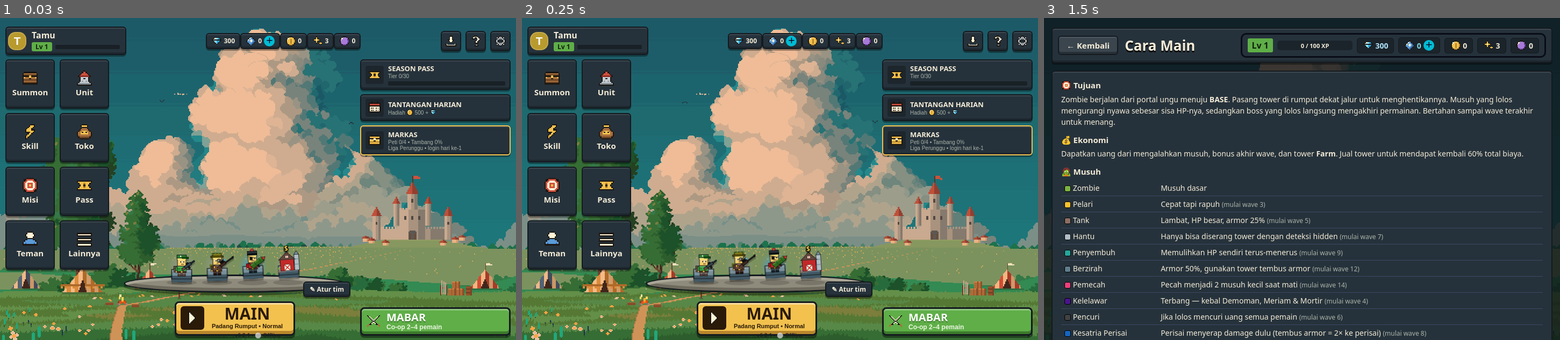
Above: before the commit, frames 1-3 (left to right).
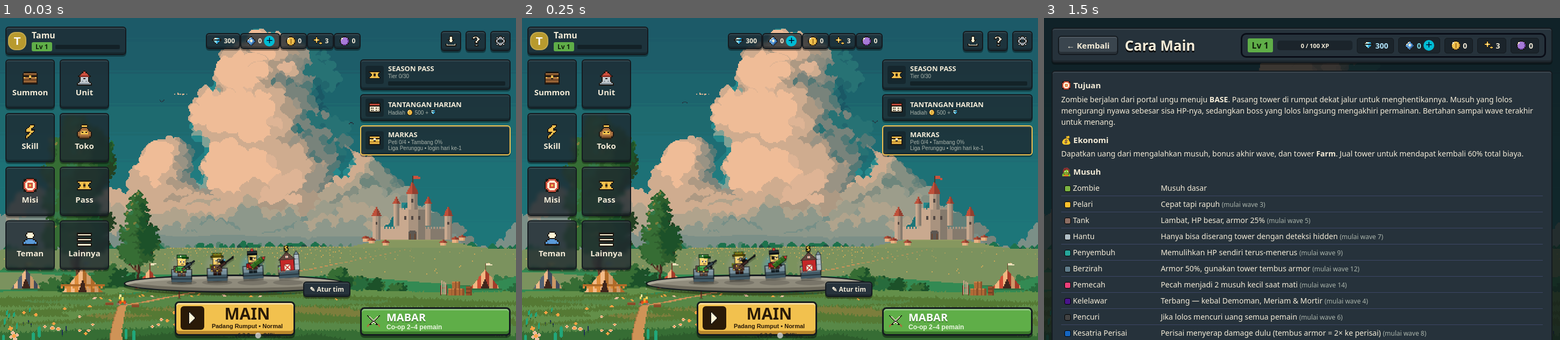
Above: after the commit, the same moments.

Repository: KingRafer/block-tower-defense
Game: browser game, page index.html
Same seed, same stepped clock (60 frames per second), same inputs: the game is played once before the commit and once after it.
Inputs:
- Up to frame 1 (0.03 s): no input
- Up to frame 2 (0.25 s): no input
- Up to frame 3 (1.5 s): click "Cara main" at 0.27 s; click "Cepat tapi rapuh (mulai wave …" at 0.52 s; click "Lambat, HP besar, armor 25% (…" at 0.77 s; tap Space at 1.1 s

The runs differ from the first frame. In frame 1, 0.2% of the frame differs, in the area x 19-58%, y 5-100%; in frame 2, 0.2%; in frame 3, nothing differs.

Commit message:
v6.3.0: lobby lebih ringkas, panel tembus pandang
Co-Authored-By: Claude Opus 5.5 <noreply@anthropic.com>
Claude-Session: https://claude.ai/code/session_011SwYeUXkeTjftugp22FLhb

Diff:
--- a/css/style.css
+++ b/css/style.css
@@ -1905,3 +1905,62 @@
   .lh-coop { justify-self: stretch; align-self: stretch; justify-content: center; }
   .feat-ban { width: min(100%, 460px) !important; } .sc-unit canvas { width: clamp(44px, 14vh, 64px) !important; height: clamp(44px, 14vh, 64px) !important; }
 }
+
+/* =========================================================
+ * v6.3 — lobby lebih ringkas: elemen mengecil & tembus pandang
+ * agar pemandangan kastil + panggung tim tidak tertutup
+ * ========================================================= */
+.lh .ltile, .lh .rcard, .lh .lh-mis, .lh .lhc, .lh .lh-prof, .lh .lh-cur .cur, .lh .sysb {
+  background: rgba(30, 40, 48, .78) !important; backdrop-filter: blur(3px); }
+.lh .rcard:hover, .lh .ltile:hover { background: rgba(48, 62, 72, .9) !important; }
+@media (min-width: 1101px) and (min-height: 600px) {
+  .lh { grid-template-columns: 84px minmax(0, 1fr) minmax(0, 1fr) 264px !important; grid-template-rows: auto auto minmax(0, 1fr) auto auto !important; gap: 10px 14px !important;
+    grid-template-areas: "ann ann ann ann" "top top top top" "left center center right" "left center center chest" "left play coop mis" !important; }
+  /* rel ikon kiri */
+  .lh-left { gap: 6px !important; }
+  .lh-left .ltile { height: clamp(52px, calc((100dvh - 200px) / 8), 64px) !important; flex-direction: column !important; justify-content: center !important; gap: 2px !important; padding: 2px !important; }
+  .lh-left .ltile .lt-ic { width: auto !important; } .lh-left .ltile .lt-ic .pxi { width: 26px; height: 26px; }
+  .lh-left .ltile b { font-size: 11px !important; }
+  .lh-left .ltile .badge, .lh-left .ltile .badge-dot { top: 2px; right: 2px; transform: none; }
+  .lh-prof { padding-right: 10px !important; } .lh-prof .xpbar { width: 90px; }
+  /* kartu kanan lebih kecil */
+  .lh-right { gap: 7px !important; align-content: start; }
+  .lh-right .rcard { padding: 7px 10px !important; gap: 9px !important; min-height: 0; }
+  .lh-right .rc-ic { width: 34px !important; height: 34px !important; } .lh-right .rc-ic .pxi { width: 24px; height: 24px; }
+  .lh-right .rcard b { font-size: 13px !important; } .lh-right .rcard small { font-size: 10.5px !important; } .lh-right .rcard small.dim { display: none; }
+  /* peti: satu baris di kanan */
+  .lh-chests { grid-template-columns: repeat(4, 1fr) !important; gap: 5px !important; }
+  .lhc { height: 52px !important; flex-direction: column !important; gap: 1px !important; }
+  .lhc .pxi { width: 22px !important; height: 22px !important; } .lhc small { font-size: 8.5px !important; }
+  .lh-mis { padding: 7px 10px !important; gap: 3px !important; } .lh-mis .mw-row:nth-child(n+3) { display: none; }
+  /* tombol main lebih ramping, berpasangan di tengah */
+  .lh-play .bigplay { width: min(100%, 300px) !important; padding: 6px 22px 8px 8px !important; gap: 10px !important; border-radius: 12px !important; }
+  .lh-play .bigplay .bp-ic { width: 46px !important; height: 46px !important; } .lh-play .bigplay b { font-size: 30px !important; } .lh-play .bigplay small { font-size: 11px !important; }
+  .lh-coop { width: min(100%, 230px) !important; max-height: 70px !important; padding: 6px 14px !important; border-radius: 12px !important; }
+  .lh-coop b { font-size: 24px !important; } .lh-coop span .pxi { width: 30px; height: 30px; }
+  .sc-edit { bottom: -2px; font-size: 11px !important; padding: 3px 9px !important; }
+}
+/* HP potret: kartu jadi ikon ringkas 4 kolom, menu & tombol lebih kecil */
+@media (max-width: 760px) {
+  .lh { gap: 6px !important; }
+  .lh-right { grid-template-columns: repeat(4, 1fr) !important; gap: 5px !important; }
+  .lh-right .rcard { flex-direction: column; justify-content: center; text-align: center; gap: 2px !important; padding: 5px 3px !important; min-height: 0 !important; }
+  .lh-right .rcard > div { width: 100%; } .lh-right .rcard small, .lh-right .rc-bar { display: none !important; }
+  .lh-right .rcard b { font-size: 9px !important; line-height: 1.1; display: block; }
+  .lh-right .rc-ic { width: 26px !important; height: 26px !important; background: none !important; } .lh-right .rc-ic .pxi { width: 22px; height: 22px; }
+  .lh-right .rcard .badge { top: 2px; right: 2px; }
+  .lhc { height: 32px !important; } .lhc .pxi { width: 18px !important; height: 18px !important; } .lhc small { font-size: 8px !important; }
+  .lh-left .ltile { height: 46px !important; } .lh-left .ltile .lt-ic .pxi { width: 20px; height: 20px; } .lh-left .ltile b { font-size: 9.5px !important; }
+  .lh-play .bigplay { padding: 3px 10px 4px 4px !important; } .lh-play .bigplay b { font-size: 20px !important; } .lh-play .bigplay .bp-ic { width: 30px !important; height: 30px !important; }
+  .lh-coop { padding: 3px 8px !important; } .lh-coop b { font-size: 15px !important; }
+  .lh-prof .av { width: 32px !important; height: 32px !important; } .sysb { width: 36px !important; height: 36px !important; }
+}
+/* HP lanskap: menu & kartu mengecil */
+@media (min-width: 761px) and (max-height: 599px) {
+  .lh { --tile: clamp(40px, calc((100dvh - 120px) / 4 - 6px), 54px) !important; grid-template-columns: calc(var(--tile) * 2 + 6px) minmax(0, 1fr) minmax(0, .8fr) 176px !important; }
+  .lh-left .ltile .lt-ic .pxi { width: 20px; height: 20px; } .lh-left .ltile b { font-size: 9.5px !important; }
+  .lh-right { gap: 5px !important; } .lh-right .rcard { padding: 4px 7px !important; gap: 6px !important; }
+  .lh-right .rc-ic { width: 26px !important; height: 26px !important; } .lh-right .rcard b { font-size: 10.5px !important; }
+  .lh-play .bigplay { padding: 3px 12px 4px 4px !important; } .lh-play .bigplay b { font-size: 22px !important; } .lh-play .bigplay .bp-ic { width: 32px !important; height: 32px !important; }
+  .lh-coop b { font-size: 17px !important; }
+}
--- a/js/config.js
+++ b/js/config.js
@@ -4,7 +4,7 @@
  * ========================================================= */
 'use strict';
 
-const VERSION = '6.2.1';
+const VERSION = '6.3.0';
 const { RARITY, RARITY_ORDER, UNIT_RARITY, UNIT_TYPES, STARTER_UNITS, UNIT_MAX_LV, unitXpFor, unitLevel, MASTERY_BONUS,
   TRAITS, EVO_REQ, MATERIALS, SKINS, SKILL_SHOP, TOPUP, GACHA, LUCKY, CURRENCY, ACH_REWARDS, ACH_DIAMONDS } = SHARED;
 const T = 48, COLS = 20, ROWS = 12, W = COLS * T, H = ROWS * T;
--- a/sw.js
+++ b/sw.js
@@ -1,5 +1,5 @@
 /* Service worker: jaringan dulu, cadangan cache (bisa main solo saat offline) */
-const CACHE = 'btd-v6.2.1';
+const CACHE = 'btd-v6.3.0';
 const CORE = ['./', 'index.html', 'css/style.css', 'manifest.webmanifest', 'icons/icon-192.png', 'assets/lobby-bg.png',
   ...['shared', 'config', 'storage', 'audio', 'game', 'render', 'chars', 'skills', 'scene', 'ui', 'menu', 'dev', 'pwa', 'online', 'main'].map(f => `js/${f}.js`)];
 self.addEventListener('install', e => { e.waitUntil(caches.open(CACHE).then(c => c.addAll(CORE)).catch(() => {})); self.skipWaiting(); });
Not shown, changed: package.json
Not shown, changed: CHANGELOG.md
